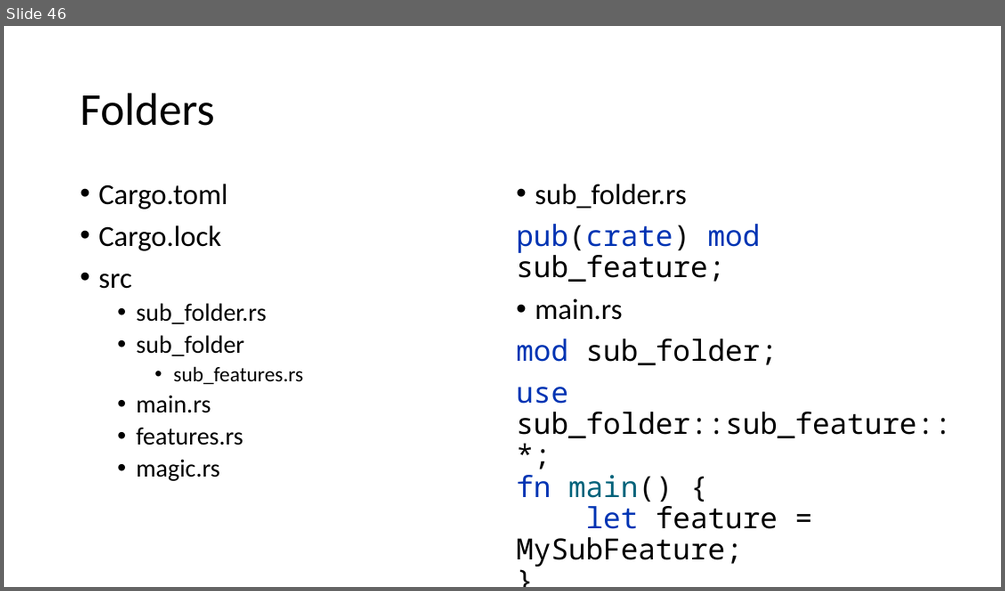
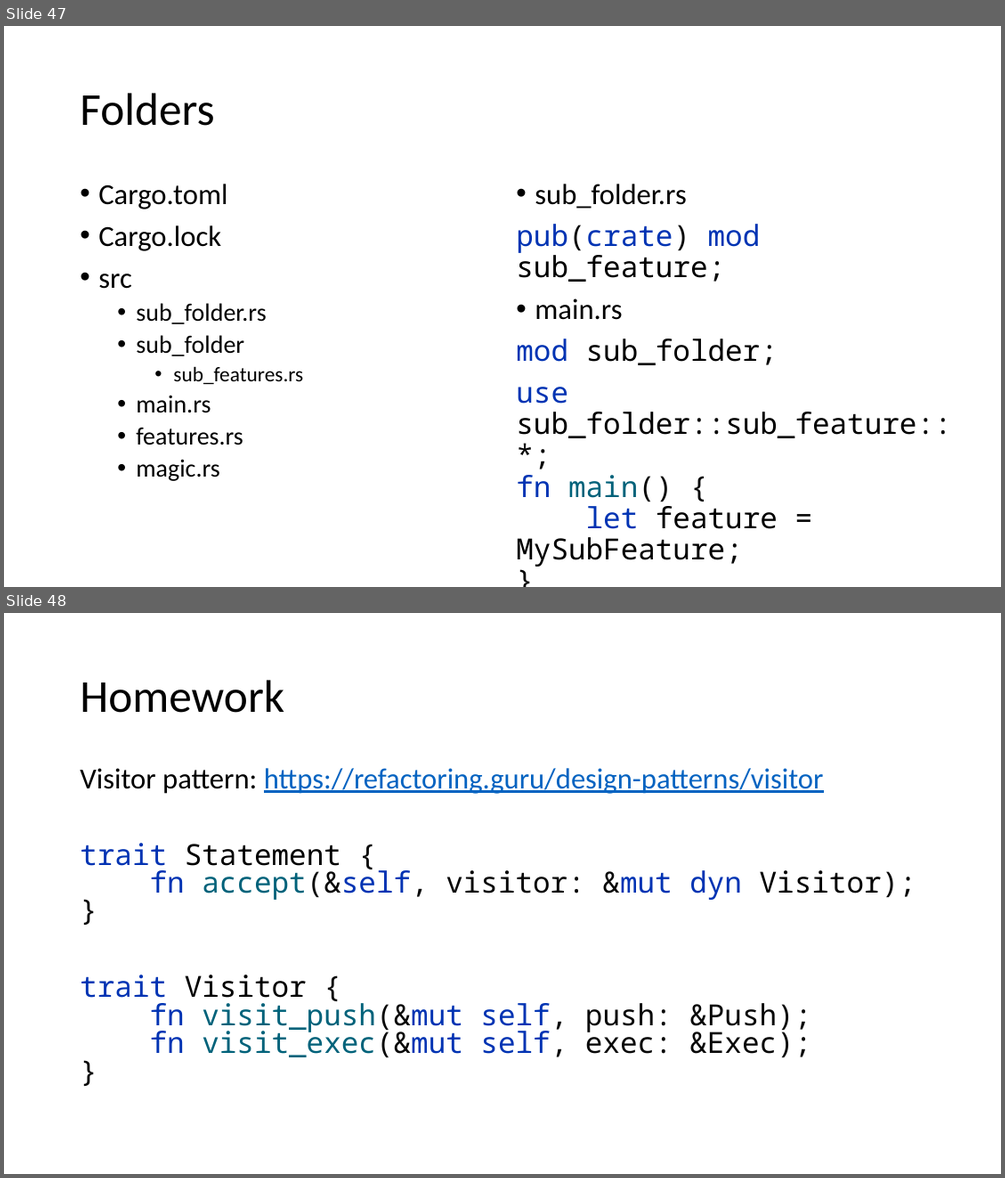
Before and after one commit to kugushev/course-rust-basics, a slide deck: src/06-Oop/06-OopAndModules.pptx. Shown one above the other, each under a label of ours: slide 46 before the commit, slides 47 and 48 after it. The pictures are 1005x591 and 1005x1178 pixels, drawn with LibreOffice and Linux fonts; fonts in the diff are those of the drawing. Boxes give left, top, right and bottom in pixels: in the first picture for what was removed or moved away, otherwise in the second. Text is boxed around its words. In the diff, an @@ line names an element or a change of style, - is before the commit and + after.

```diff
--- a/src/06-Oop/06-OopAndModules.pptx
+++ b/src/06-Oop/06-OopAndModules.pptx
@@ slide 48 added at [4,613,1001,1174], background #FFFFFF @@
@@ title added at [80,680,284,713], 44 pt, text #000000 @@
+Homework
@@ text added at [80,768,916,1058], 28 pt, text #0563C1 @@
+Visitor pattern: https://refactoring.guru/design-patterns/visitor
+trait Statement {
+fn accept(&self, visitor: &mut dyn Visitor);
+}
+trait Visitor {
+fn visit_push(&mut self, push: &Push);
+fn visit_exec(&mut self, exec: &Exec);
+}
@@ what was slide 46 is now slide 47 @@
```
Also in this commit, not shown: 1 slide changed, 5 other slides added.
